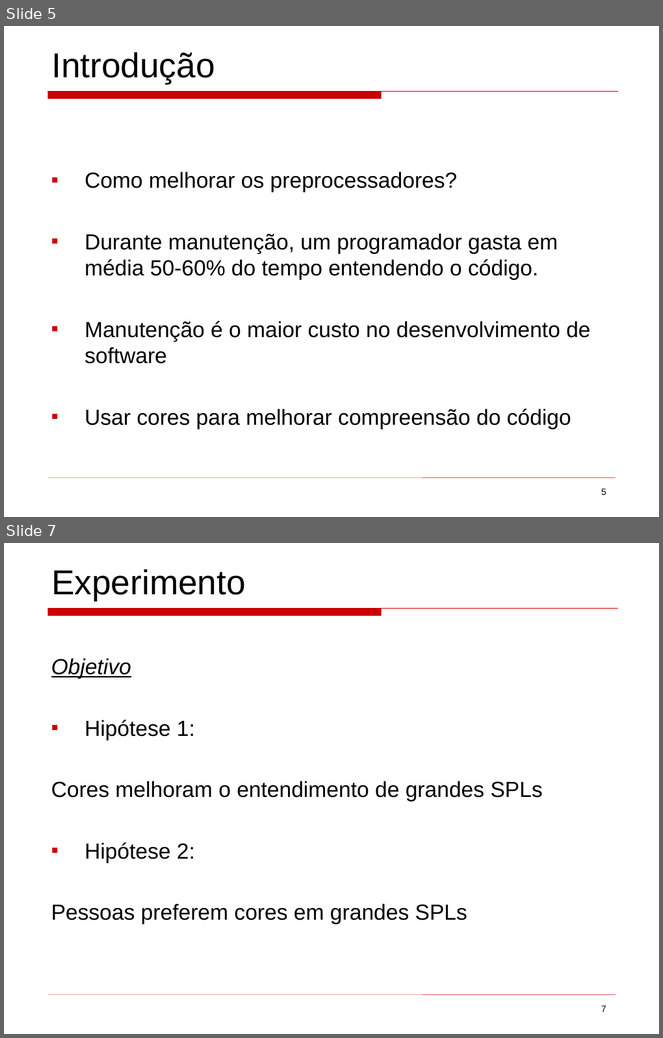
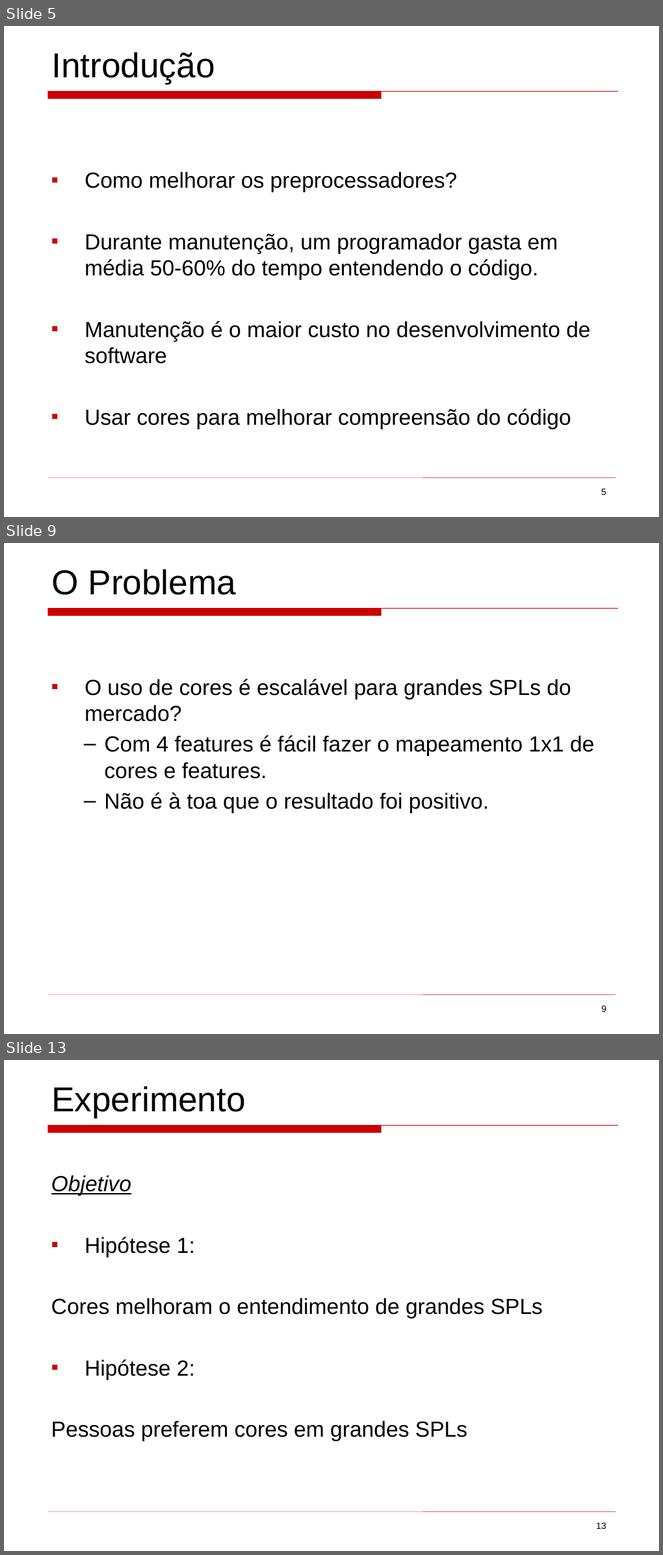
Before and after one commit to mateus51/TPs, a slide deck: ArqSoft/Seminários/background_colors_program_comprehension.ppt. Shown one above the other, each under a label of ours: slides 5 and 7 before the commit, slides 5, 9 and 13 after it; the slides between them are not shown. The pictures are 663x1038 and 663x1555 pixels, drawn with LibreOffice and Linux fonts; fonts in the diff are those of the drawing. Boxes give left, top, right and bottom in pixels: in the first picture for what was removed or moved away, otherwise in the second. Text is boxed around its words. In the diff, an @@ line names an element or a change of style, - is before the commit and + after.

```diff
--- a/ArqSoft/Seminários/background_colors_program_comprehension.ppt
+++ b/ArqSoft/Seminários/background_colors_program_comprehension.ppt
@@ slide 9 added at [4, 543, 659, 1034], background #FFFFFF; not listed: 2 template elements that a slide beside it also shows @@
@@ text added at [51, 569, 237, 595], 38 pt, text #000000 @@
+O Problema
@@ text added at [85, 679, 594, 813], 24 pt, text #000000 @@
+▪ O uso de cores é escalável para grandes SPLs do mercado?
+  – Com 4 features é fácil fazer o mapeamento 1x1 de cores e features.
+  – Não é à toa que o resultado foi positivo.
@@ page number added at [601, 1006, 607, 1012], 10 pt, text #000000 @@
+9
@@ what was slide 7 is now slide 13 @@
@@ page number at [596, 1523, 607, 1529]: text changed @@
-7
+13
```
Also in this commit, not shown: 2 slides changed, 7 other slides added, 26 slides removed.
